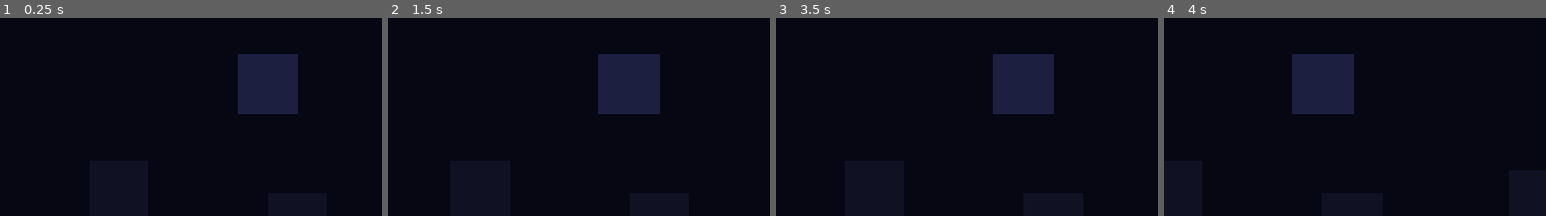
Above: before the commit, frames 1-4 (left to right).
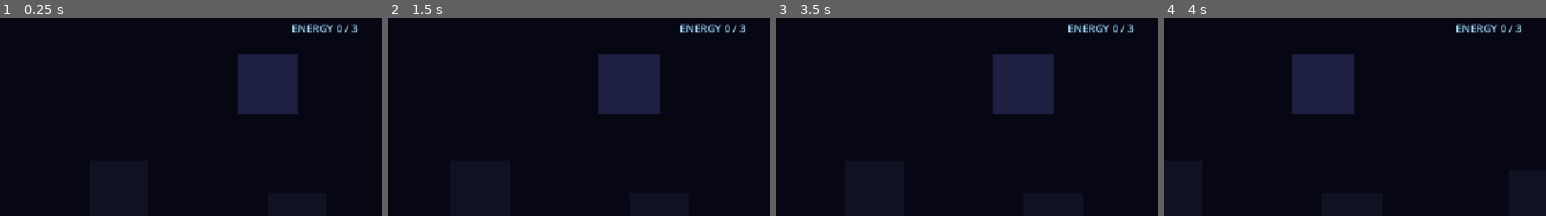
Above: after the commit, the same moments.

Repository: Yass29/shadow-run
Game: Godot game, scene res://level1.tscn
The game is run twice, just before and just after one commit, with the same random seed, the same clock (stepped at 60 frames per second) and the same inputs.
Inputs:
- Up to frame 1 (0.25 s): no input
- Up to frame 2 (1.5 s): tap Enter (ui_accept) at 0.5, 0.77 s; hold Shift 0.53-1.28 s; hold Right (ui_right) from 0.53 s (still down); tap Shift at 1.35 s
- Up to frame 3 (3.5 s): tap Enter (ui_accept) at 1.52, 3.02 s; release Right (ui_right) at 2.03 s; hold Left (ui_left) 2.03-2.78 s; hold Shift 2.03-2.78 s; hold Right (ui_right) from 2.78 s (still down); tap Shift at 2.85 s
- Up to frame 4 (4 s): keep holding Right (ui_right); hold Shift from 3.53 s (still down); tap Enter (ui_accept) at 3.77 s
The pictures show only the part of the screen within x 50-100%, y 0-50%; the shares and areas given below are measured in that part.

The runs differ from the first frame. In frame 1, 0.5% of the frame differs, in the area x 76-94%, y 2-8%; in frame 2, 0.5%; in frame 3, 0.5%; in frame 4, 0.5%.

Commit message:
Add stealth drone encounter and collectible HUD (#5)
* Track energy and centralize respawns

* Count collected energy fragments

* Add patrolling stealth drone behavior

* Add stealth drone encounter and energy HUD

Diff:
--- /dev/null
+++ b/drone.gd
@@ -0,0 +1,36 @@
+extends Area2D
+
+@export var patrol_distance := 130.0
+@export var patrol_speed := 1.25
+
+var start_x := 0.0
+var time := 0.0
+var cooldown := 0.0
+
+@onready var light_cone: Polygon2D = $LightCone
+@onready var eye: Polygon2D = $DroneBody/Eye
+
+func _ready() -> void:
+	start_x = position.x
+
+func _process(delta: float) -> void:
+	time += delta
+	cooldown = max(cooldown - delta, 0.0)
+	position.x = start_x + sin(time * patrol_speed) * patrol_distance
+
+	var pulse := 0.78 + sin(time * 7.0) * 0.16
+	eye.modulate.a = pulse
+	light_cone.modulate.a = 0.28 + sin(time * 3.5) * 0.05
+
+	if cooldown > 0.0:
+		return
+
+	for body in get_overlapping_bodies():
+		if body is CharacterBody2D:
+			var hidden_in_shadow := bool(body.get("is_shadow"))
+			if not hidden_in_shadow:
+				cooldown = 1.0
+				var level := get_parent()
+				if level.has_method("respawn_player"):
+					level.respawn_player("DRONE ALERT — become your shadow.")
+				break
--- a/energy_fragment.gd
+++ b/energy_fragment.gd
@@ -2,6 +2,7 @@
 
 var base_y := 0.0
 var time := 0.0
+var collected := false
 
 func _ready() -> void:
 	base_y = position.y
@@ -13,5 +14,11 @@
 	rotation += delta * 0.9
 
 func _on_body_entered(body: Node) -> void:
-	if body is CharacterBody2D:
-		queue_free()
+	if collected or not body is CharacterBody2D:
+		return
+
+	collected = true
+	var level := get_parent()
+	if level.has_method("collect_fragment"):
+		level.collect_fragment()
+	queue_free()
--- a/level1.gd
+++ b/level1.gd
@@ -1,9 +1,16 @@
 extends Node2D
 
 var checkpoint := Vector2(150, 420)
+var fragments := 0
+var respawning := false
 
 @onready var player: CharacterBody2D = $Player
 @onready var checkpoint_message: Label = $HUD/CheckpointMessage
+@onready var fragment_counter: Label = $HUD/FragmentCounter
+@onready var alert_message: Label = $HUD/AlertMessage
+
+func _ready() -> void:
+	update_fragment_counter()
 
 func _process(_delta: float) -> void:
 	if player.position.x > 1250.0 and checkpoint.x < 1250.0:
@@ -13,5 +20,25 @@
 		checkpoint_message.visible = false
 
 	if player.position.y > 720.0:
-		player.position = checkpoint
-		player.velocity = Vector2.ZERO
+		respawn_player("You fell into the void.")
+
+func collect_fragment() -> void:
+	fragments += 1
+	update_fragment_counter()
+
+func update_fragment_counter() -> void:
+	fragment_counter.text = "ENERGY %d / 3" % fragments
+
+func respawn_player(message: String = "Detected.") -> void:
+	if respawning:
+		return
+
+	respawning = true
+	alert_message.text = message
+	alert_message.visible = true
+	player.position = checkpoint
+	player.velocity = Vector2.ZERO
+
+	await get_tree().create_timer(0.75).timeout
+	alert_message.visible = false
+	respawning = false
--- a/level1.tscn
+++ b/level1.tscn
@@ -1,10 +1,11 @@
-[gd_scene load_steps=14 format=3 uid="uid://doxplx6nrjfq1"]
+[gd_scene load_steps=16 format=3 uid="uid://doxplx6nrjfq1"]
 
 [ext_resource type="Script" uid="uid://gnog5jweu2oj" path="res://player.gd" id="1_player"]
 [ext_resource type="PackedScene" path="res://hero.tscn" id="2_hero"]
 [ext_resource type="Script" path="res://energy_fragment.gd" id="3_energy"]
 [ext_resource type="Script" path="res://level1.gd" id="4_level"]
 [ext_resource type="Script" path="res://exit_gate.gd" id="5_exit"]
+[ext_resource type="Script" path="res://drone.gd" id="6_drone"]
 
 [sub_resource type="RectangleShape2D" id="PlayerShape"]
 size = Vector2(40, 68)
@@ -32,6 +33,9 @@
 
 [sub_resource type="CircleShape2D" id="FragmentShape"]
 radius = 16.0
+
+[sub_resource type="RectangleShape2D" id="DroneDetectShape"]
+size = Vector2(230, 150)
 
 [node name="Level1" type="Node2D"]
 script = ExtResource("4_level")
@@ -284,6 +288,45 @@
 polygon = PackedVector2Array(0, -10, 7, 0, 0, 10, -7, 0)
 color = Color(0.96, 0.98, 1, 1)
 
+[node name="Drone" type="Area2D" parent="."]
+position = Vector2(1830, 245)
+script = ExtResource("6_drone")
+
+[node name="CollisionShape2D" type="CollisionShape2D" parent="Drone"]
+position = Vector2(0, 88)
+shape = SubResource("DroneDetectShape")
+
+[node name="LightCone" type="Polygon2D" parent="Drone"]
+z_index = -1
+position = Vector2(0, 58)
+polygon = PackedVector2Array(-24, 0, 24, 0, 112, 150, -112, 150)
+color = Color(0.95, 0.22, 0.32, 0.30)
+
+[node name="DroneBody" type="Node2D" parent="Drone"]
+
+[node name="Shell" type="Polygon2D" parent="Drone/DroneBody"]
+polygon = PackedVector2Array(-34, -13, -18, -26, 18, -26, 34, -13, 28, 10, 14, 21, -14, 21, -28, 10)
+color = Color(0.16, 0.18, 0.28, 1)
+
+[node name="WingLeft" type="Polygon2D" parent="Drone/DroneBody"]
+polygon = PackedVector2Array(-30, -7, -55, -2, -42, 10, -25, 8)
+color = Color(0.27, 0.18, 0.38, 1)
+
+[node name="WingRight" type="Polygon2D" parent="Drone/DroneBody"]
+polygon = PackedVector2Array(30, -7, 55, -2, 42, 10, 25, 8)
+color = Color(0.27, 0.18, 0.38, 1)
+
+[node name="Eye" type="Polygon2D" parent="Drone/DroneBody"]
+position = Vector2(0, 0)
+polygon = PackedVector2Array(-12, -5, 12, -5, 16, 0, 12, 5, -12, 5, -16, 0)
+color = Color(1, 0.23, 0.30, 1)
+
+[node name="DroneHint" type="Label" parent="."]
+position = Vector2(1690, 185)
+theme_override_colors/font_color = Color(1, 0.55, 0.62, 1)
+theme_override_font_sizes/font_size = 14
+text = "DRONE SCAN — shadows are invisible to it"
+
 [node name="ExitGate" type="Area2D" parent="."]
 position = Vector2(2470, 460)
 script = ExtResource("5_exit")
@@ -328,6 +371,27 @@
 theme_override_colors/font_color = Color(0.62, 0.64, 0.78, 1)
 theme_override_font_sizes/font_size = 15
 text = "← → move    SPACE jump    hold SHIFT become shadow"
+
+[node name="FragmentCounter" type="Label" parent="HUD"]
+offset_left = 930.0
+offset_top = 24.0
+offset_right = 1115.0
+offset_bottom = 54.0
+theme_override_colors/font_color = Color(0.62, 0.86, 1, 1)
+theme_override_font_sizes/font_size = 16
+text = "ENERGY 0 / 3"
+horizontal_alignment = 2
+
+[node name="AlertMessage" type="Label" parent="HUD"]
+visible = false
+offset_left = 300.0
+offset_top = 120.0
+offset_right = 850.0
+offset_bottom = 154.0
+theme_override_colors/font_color = Color(1, 0.46, 0.56, 1)
+theme_override_font_sizes/font_size = 20
+text = "DRONE ALERT"
+horizontal_alignment = 1
 
 [node name="CheckpointMessage" type="Label" parent="HUD"]
 visible = false
